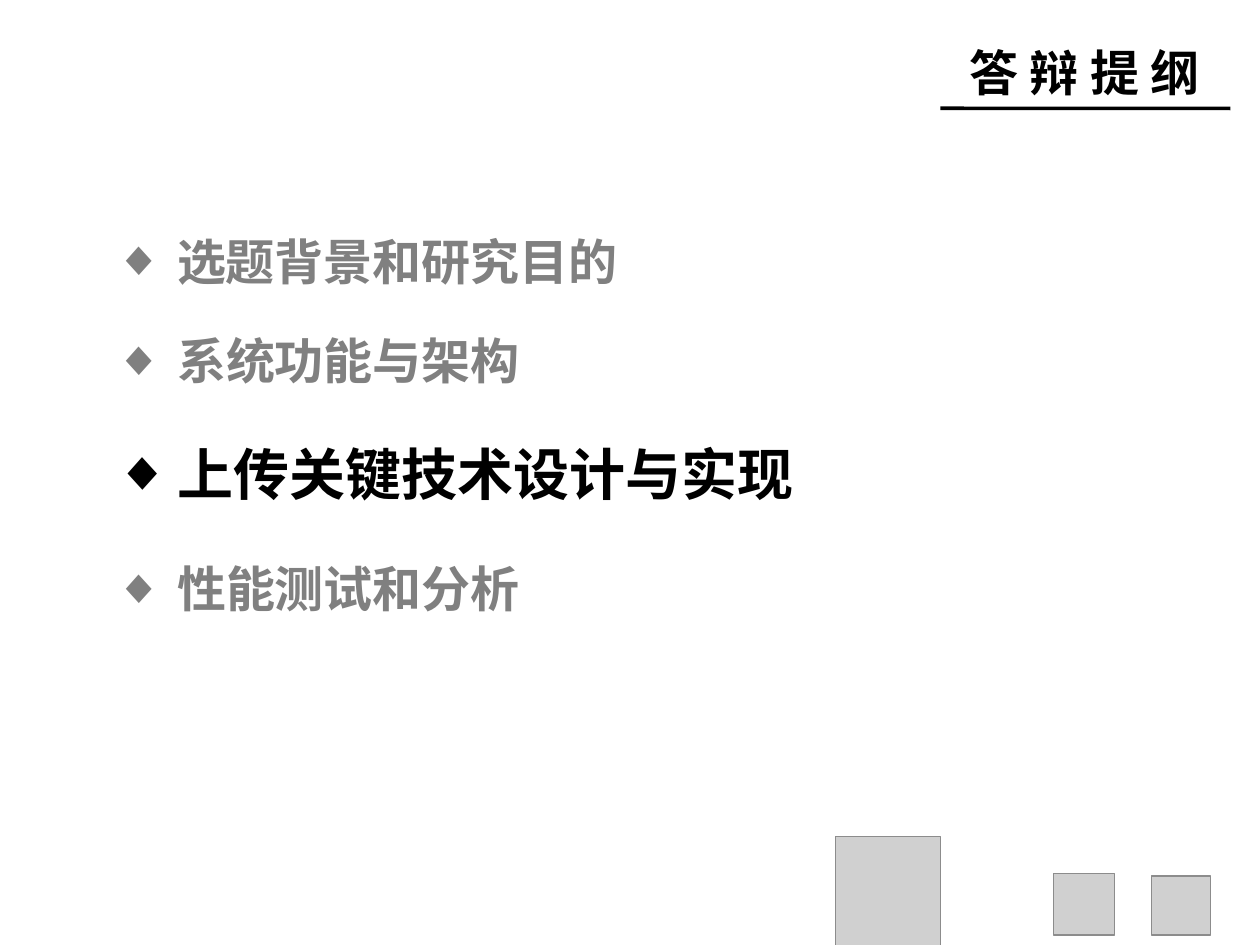
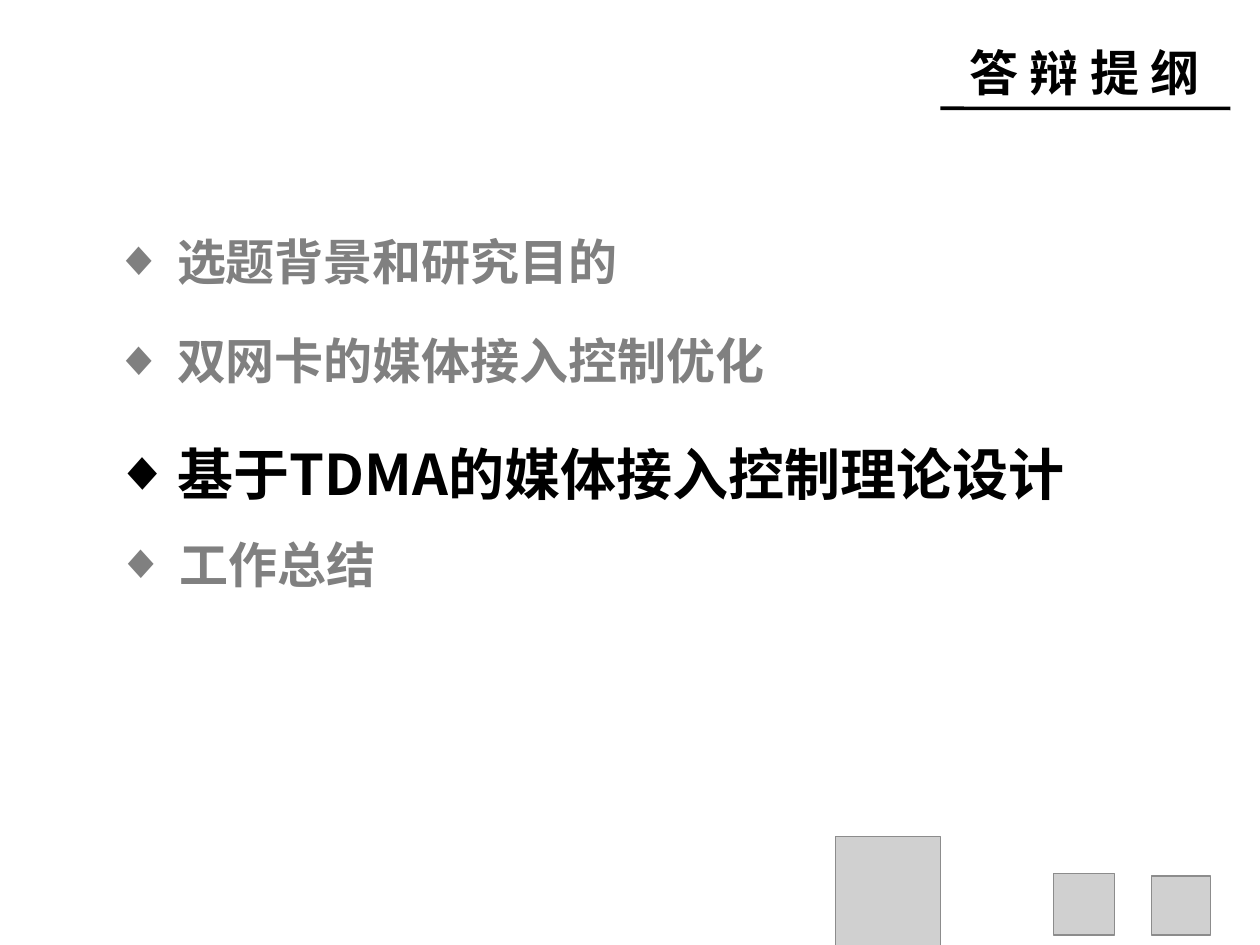
Before and after one commit to chenqinb/thesis2, a slide deck: slide 17 of PPT/陈钦波答辩ppt.pptx (slide 14 before the commit). Drawn at 1260x945 pixels with LibreOffice and Linux fonts; fonts in the diff are those of the drawing; grey boxes stand for pictures; background and template pictures are left out. Boxes give left, top, right and bottom in pixels: in the first picture for what was removed or moved away, otherwise in the second. Text is boxed around its words. In the diff, an @@ line names an element or a change of style, - is before the commit and + after.

```diff
--- a/PPT/陈钦波答辩ppt.pptx
+++ b/PPT/陈钦波答辩ppt.pptx
@@ text at [177, 337, 764, 384]: text changed @@
-◆ 系统功能与架构
+◆ 双网卡的媒体接入控制优化
@@ text at [177, 447, 1064, 500]: text changed @@
-◆ 上传关键技术设计与实现
+◆ 基于TDMA的媒体接入控制理论设计
@@ text removed at [177, 565, 520, 612] @@
-◆ 性能测试和分析
@@ text added at [179, 541, 375, 588], 28 pt, text #808080, bold @@
+◆ 工作总结
```
Also in this commit, not shown: 17 other slides changed, 12 slides added, 13 slides removed, 5 other files.
